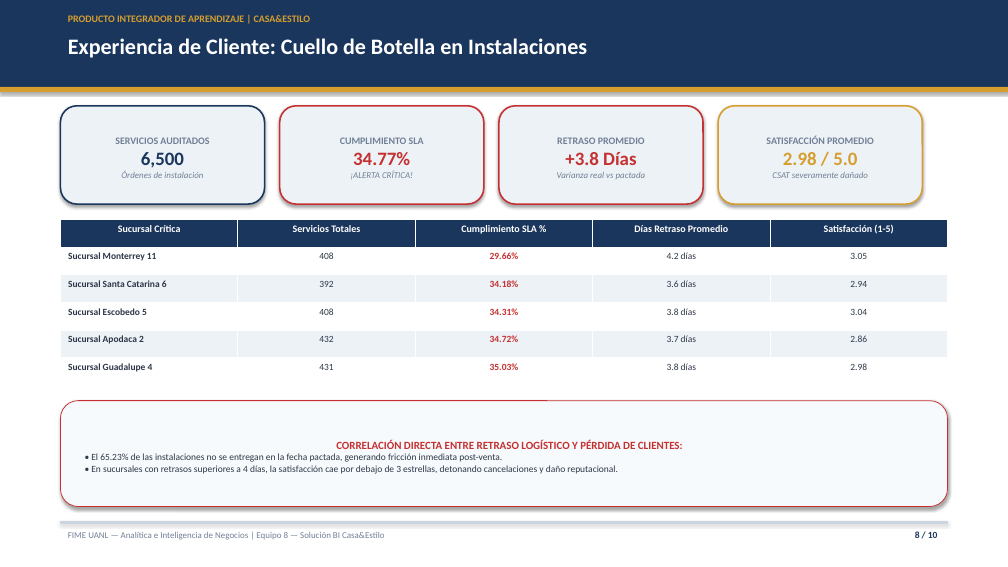
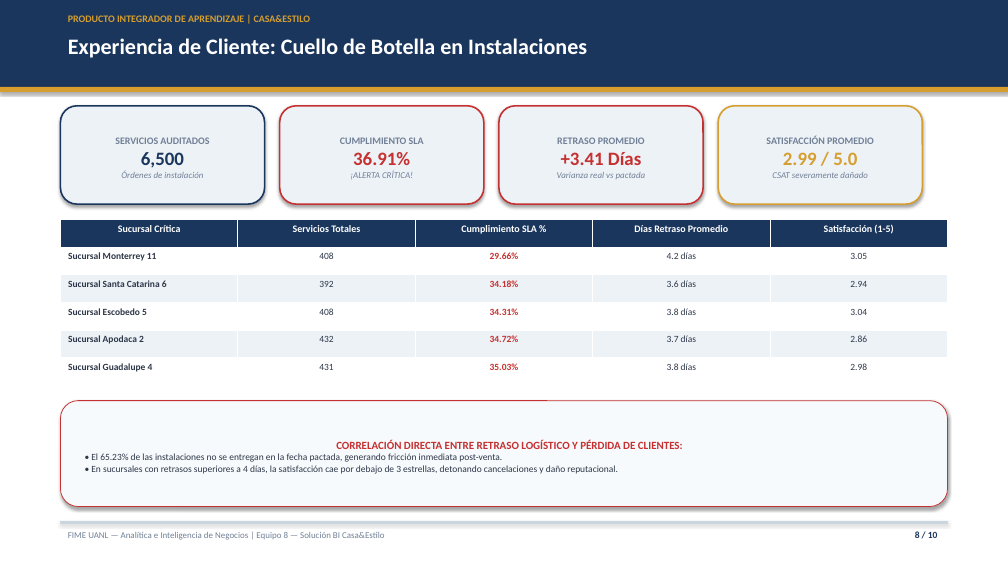
Before and after one commit to Xraight/equipo8-inteligencia_negocios-FIME_2026, a slide deck: slide 8 of PIA/PIA_Comite_CasaEstilo_Equipo08.pptx. Drawn at 1008x567 pixels with LibreOffice and Linux fonts; fonts in the diff are those of the drawing. Boxes give left, top, right and bottom in pixels: in the first picture for what was removed or moved away, otherwise in the second. Text is boxed around its words. In the diff, an @@ line names an element or a change of style, - is before the commit and + after.

```diff
--- a/PIA/PIA_Comite_CasaEstilo_Equipo08.pptx
+++ b/PIA/PIA_Comite_CasaEstilo_Equipo08.pptx
@@ text in rounded rectangle at <box>353,152,410,171</box>: text changed @@
-34.77%
+36.91%
@@ text in rounded rectangle at <box>561,152,641,165</box>: text changed @@
-+3.8 Días
++3.41 Días
@@ text in rounded rectangle at <box>783,152,857,165</box>: text changed @@
-2.98 / 5.0
+2.99 / 5.0
```
Also in this commit, not shown: 1 other slide changed, 34 other files.
